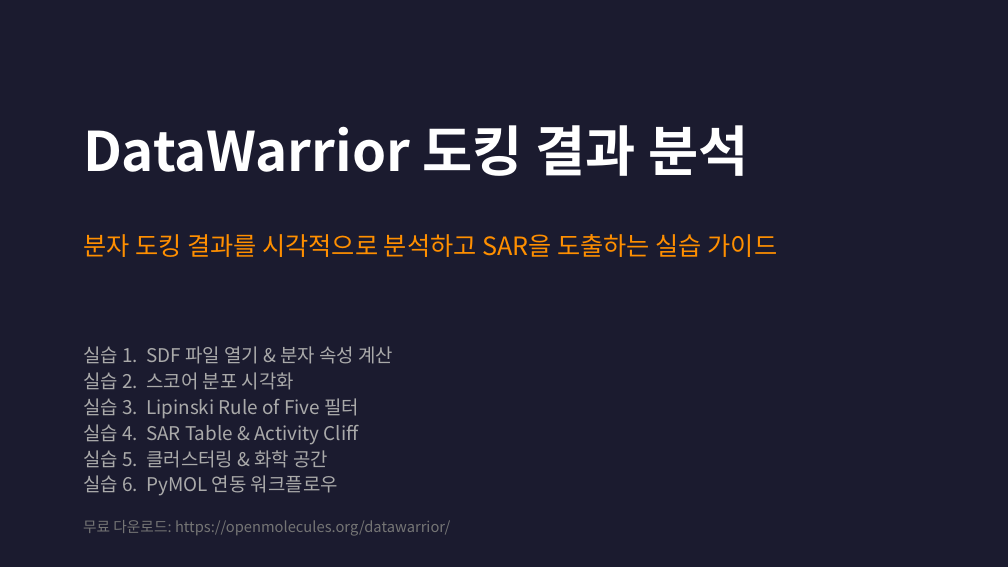
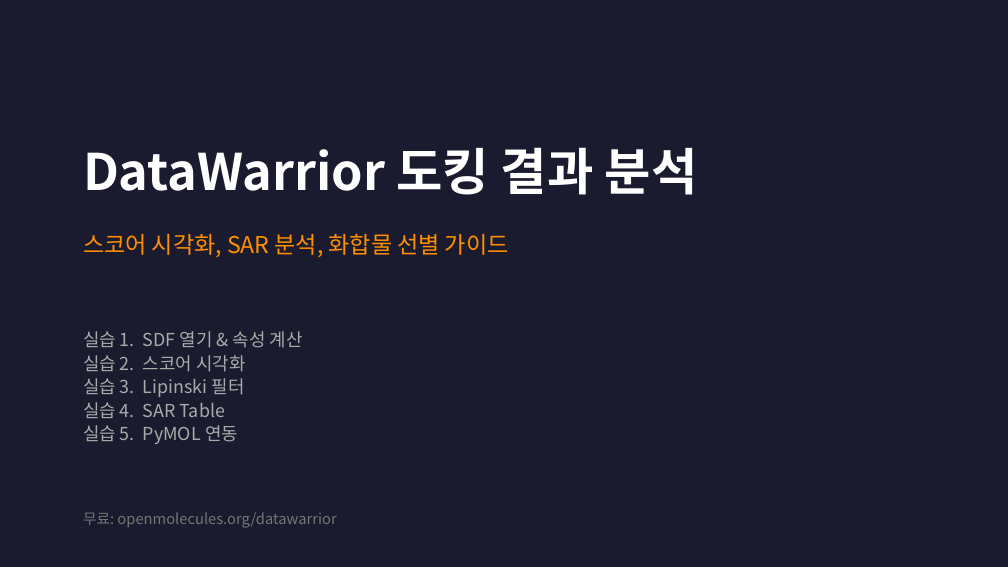
Before and after one commit to fourmodern/molecular_docking_tutorial, a slide deck: slide 1 of DataWarrior_Tutorial.pptx. Drawn at 1008x567 pixels with LibreOffice and Linux fonts; fonts in the diff are those of the drawing. Boxes give left, top, right and bottom in pixels: in the first picture for what was removed or moved away, otherwise in the second. Text is boxed around its words. In the diff, an @@ line names an element or a change of style, - is before the commit and + after.

```diff
--- a/DataWarrior_Tutorial.pptx
+++ b/DataWarrior_Tutorial.pptx
@@ text "DataWarrior 도킹 결과 분석": place and size @@
-text "DataWarrior 도킹 결과 분석" at bbox=[83, 125, 748, 176]
+text "DataWarrior 도킹 결과 분석" at bbox=[83, 147, 698, 195]
@@ text "DataWarrior 도킹 결과 분석" at bbox=[83, 147, 698, 195]: size 52 to 48 pt; less space between paragraphs @@
@@ text at bbox=[83, 233, 509, 257]: text changed; size 24 to 22 pt @@
-분자 도킹 결과를 시각적으로 분석하고 SAR을 도출하는 실습 가이드
+스코어 시각화, SAR 분석, 화합물 선별 가이드
@@ text at bbox=[83, 331, 303, 444]: text changed; size 18 to 17 pt @@
-실습 1. SDF 파일 열기 & 분자 속성 계산
-실습 2. 스코어 분포 시각화
-실습 3. Lipinski Rule of Five 필터
-실습 4. SAR Table & Activity Cliff
-실습 5. 클러스터링 & 화학 공간
-실습 6. PyMOL 연동 워크플로우
+실습 1. SDF 열기 & 속성 계산
+실습 2. 스코어 시각화
+실습 3. Lipinski 필터
+실습 4. SAR Table
+실습 5. PyMOL 연동
@@ text at bbox=[83, 512, 336, 528]: text changed @@
-무료 다운로드: https://openmolecules.org/datawarrior/
+무료: openmolecules.org/datawarrior
```
Also in this commit, not shown: 5 other slides changed, 1 slide added, 4 slides removed, 1 other file.
